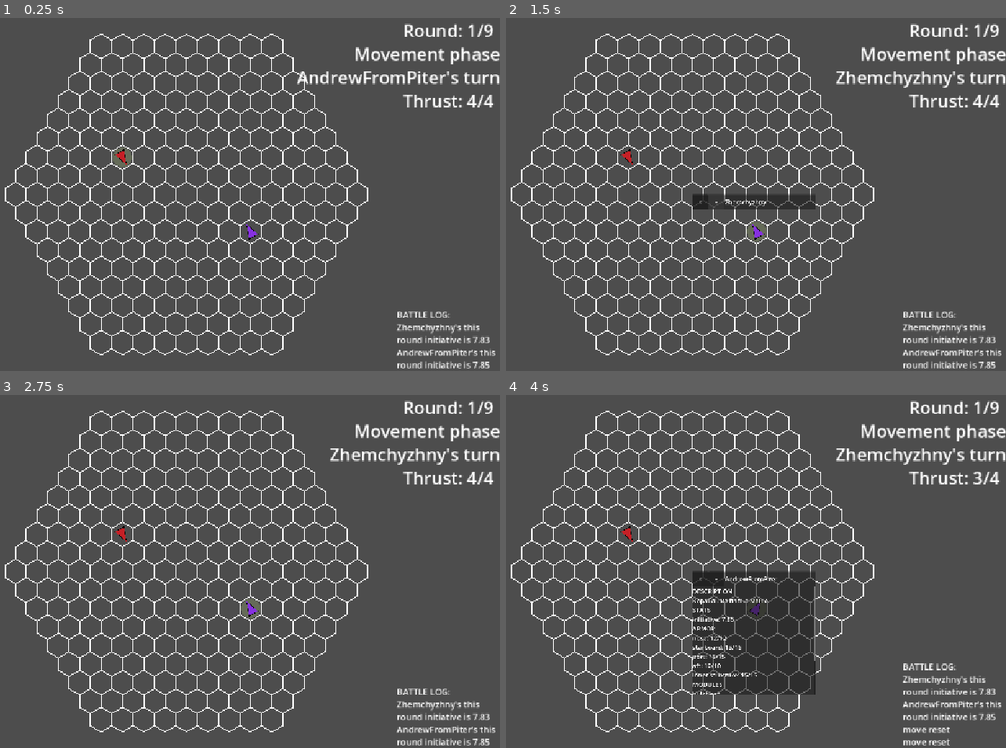
Above: before the commit, frames 1-4 (two rows, left to right).
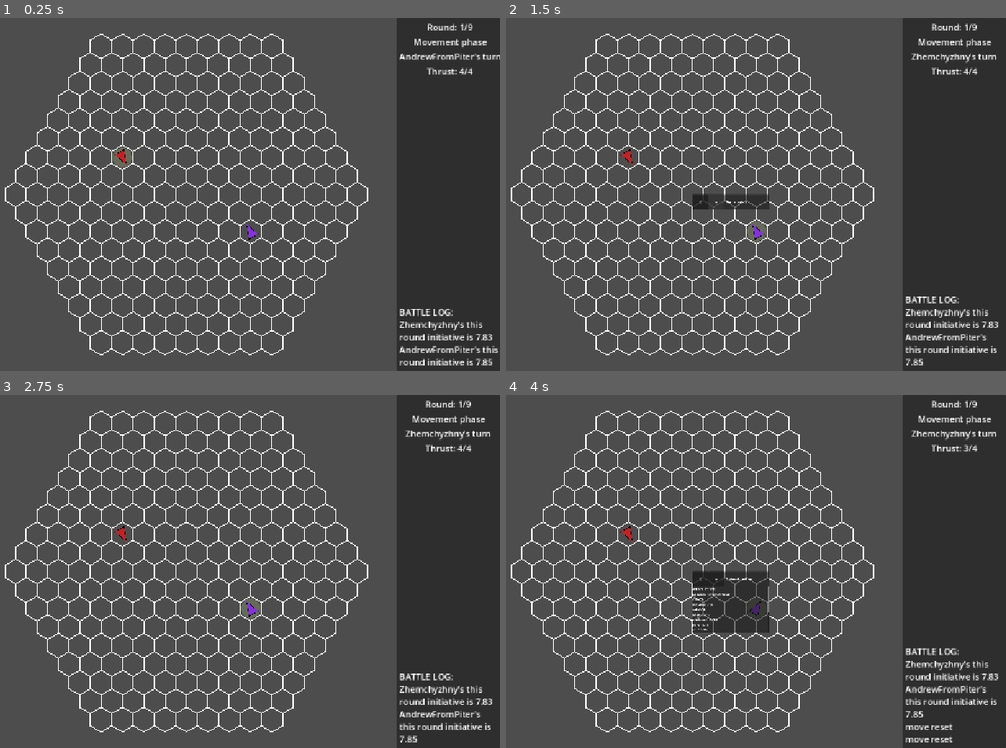
Above: after the commit, the same moments.

Repository: Idandot/Space-Arena
Game: Godot game, scene res://Base Class/Arena.tscn
The game is run twice, just before and just after one commit, with the same random seed, the same clock (stepped at 60 frames per second) and the same inputs.
Inputs (mouse positions are in pixels of both pictures, inside the frame that each line leads up to):
- Up to frame 1 (0.25 s): no input
- Up to frame 2 (1.5 s): tap Enter (end_turn) at 0.5 s; drag from (756, 229) to (521, 194) at 0.52 s; click "--" at 1.25 s
- Up to frame 3 (2.75 s): click "X" at 2 s
- Up to frame 4 (4 s): tap Backspace (reset_move) at 2.75, 3.5 s; drag from (626, 536) to (521, 571) at 2.77 s; move the mouse to (756, 493) at 3.52 s; hold Right (turn_right) from 3.53 s (still down); tap Q (next_weapon) at 3.6 s

The runs differ from the first frame. In frame 1, 21% of the frame differs, in the area x 59-100%, y 0-100%; in frame 2, 21%; in frame 3, 21%; in frame 4, 27%, in the area x 37-100%, y 0-100%.

Commit message:
0.1.6.25 UI Cleanup

Diff:
--- a/Base Class/Arena.tscn
+++ b/Base Class/Arena.tscn
@@ -51,78 +51,12 @@
 
 [node name="CanvasLayer" type="CanvasLayer" parent="." node_paths=PackedStringArray("thrust_label", "round_label", "phase_label", "actor_label", "game_log_label", "game_over_label")]
 script = ExtResource("7_2o31o")
-thrust_label = NodePath("ThrustLabel")
-round_label = NodePath("RoundLabel")
-phase_label = NodePath("PhaseLabel")
-actor_label = NodePath("ActorLabel")
-game_log_label = NodePath("GameLogLabel")
+thrust_label = NodePath("Panel/MarginContainer/VBoxContainer/ThrustLabel")
+round_label = NodePath("Panel/MarginContainer/VBoxContainer/RoundLabel")
+phase_label = NodePath("Panel/MarginContainer/VBoxContainer/PhaseLabel")
+actor_label = NodePath("Panel/MarginContainer/VBoxContainer/ActorLabel")
+game_log_label = NodePath("Panel/MarginContainer/VBoxContainer/GameLogLabel")
 game_over_label = NodePath("GameOverLabel")
-
-[node name="RoundLabel" type="Label" parent="CanvasLayer"]
-anchors_preset = 1
-anchor_left = 1.0
-anchor_right = 1.0
-offset_left = -190.0
-offset_bottom = 43.0
-grow_horizontal = 0
-theme = ExtResource("8_j1a1p")
-text = "Turn Label"
-horizontal_alignment = 1
-vertical_alignment = 1
-
-[node name="PhaseLabel" type="Label" parent="CanvasLayer"]
-anchors_preset = 1
-anchor_left = 1.0
-anchor_right = 1.0
-offset_left = -190.0
-offset_top = 43.0
-offset_bottom = 86.0
-grow_horizontal = 0
-theme = ExtResource("8_j1a1p")
-text = "Phase Label"
-horizontal_alignment = 1
-vertical_alignment = 1
-
-[node name="ActorLabel" type="Label" parent="CanvasLayer"]
-anchors_preset = 1
-anchor_left = 1.0
-anchor_right = 1.0
-offset_left = -190.0
-offset_top = 86.0
-offset_bottom = 129.0
-grow_horizontal = 0
-theme = ExtResource("8_j1a1p")
-text = "Actor Label"
-horizontal_alignment = 1
-vertical_alignment = 1
-
-[node name="ThrustLabel" type="Label" parent="CanvasLayer"]
-anchors_preset = 1
-anchor_left = 1.0
-anchor_right = 1.0
-offset_left = -190.0
-offset_top = 129.0
-offset_bottom = 172.0
-grow_horizontal = 0
-theme = ExtResource("8_j1a1p")
-text = "Thrust Label"
-horizontal_alignment = 1
-vertical_alignment = 1
-
-[node name="GameLogLabel" type="RichTextLabel" parent="CanvasLayer"]
-anchors_preset = 3
-anchor_left = 1.0
-anchor_top = 1.0
-anchor_right = 1.0
-anchor_bottom = 1.0
-offset_left = -190.0
-offset_top = -476.0
-grow_horizontal = 0
-grow_vertical = 0
-text = "BATTLE LOG:
-"
-scroll_following = true
-vertical_alignment = 2
 
 [node name="GameOverLabel" type="Label" parent="CanvasLayer"]
 visible = false
@@ -132,3 +66,56 @@
 text = "GAME OVER"
 horizontal_alignment = 1
 vertical_alignment = 1
+
+[node name="Panel" type="Panel" parent="CanvasLayer"]
+offset_left = 962.0
+offset_right = 1152.0
+offset_bottom = 648.0
+
+[node name="MarginContainer" type="MarginContainer" parent="CanvasLayer/Panel"]
+layout_mode = 0
+offset_right = 190.0
+offset_bottom = 648.0
+theme_override_constants/margin_left = 5
+theme_override_constants/margin_top = 5
+theme_override_constants/margin_right = 5
+theme_override_constants/margin_bottom = 5
+
+[node name="VBoxContainer" type="VBoxContainer" parent="CanvasLayer/Panel/MarginContainer"]
+layout_mode = 2
+
+[node name="RoundLabel" type="Label" parent="CanvasLayer/Panel/MarginContainer/VBoxContainer"]
+layout_mode = 2
+theme = ExtResource("8_j1a1p")
+text = "Turn Label"
+horizontal_alignment = 1
+vertical_alignment = 1
+
+[node name="PhaseLabel" type="Label" parent="CanvasLayer/Panel/MarginContainer/VBoxContainer"]
+layout_mode = 2
+theme = ExtResource("8_j1a1p")
+text = "Phase Label"
+horizontal_alignment = 1
+vertical_alignment = 1
+
+[node name="ActorLabel" type="Label" parent="CanvasLayer/Panel/MarginContainer/VBoxContainer"]
+layout_mode = 2
+theme = ExtResource("8_j1a1p")
+text = "Actor Label"
+horizontal_alignment = 1
+vertical_alignment = 1
+
+[node name="ThrustLabel" type="Label" parent="CanvasLayer/Panel/MarginContainer/VBoxContainer"]
+layout_mode = 2
+theme = ExtResource("8_j1a1p")
+text = "Thrust Label"
+horizontal_alignment = 1
+vertical_alignment = 1
+
+[node name="GameLogLabel" type="RichTextLabel" parent="CanvasLayer/Panel/MarginContainer/VBoxContainer"]
+layout_mode = 2
+size_flags_vertical = 3
+text = "BATTLE LOG:
+"
+scroll_following = true
+vertical_alignment = 2
--- a/Themes/Font.tres
+++ b/Themes/Font.tres
@@ -1,4 +1,3 @@
 [gd_resource type="Theme" format=3 uid="uid://dho5hnu13gwhm"]
 
 [resource]
-default_font_size = 32
--- a/UI/WindowContents/ship_contents.gd
+++ b/UI/WindowContents/ship_contents.gd
@@ -1,10 +1,10 @@
 extends Content
 
-const SECTION_DESCRIPTION = "DESCRIPTION"
-const SECTION_STATS = "STATS"
-const SECTION_ARMOR = "ARMOR"
-const SECTION_MODULES = "MODULES"
-const SECTION_WEAPONS = "WEAPONS"
+const SECTION_DESCRIPTION = "/DESCRIPTION/"
+const SECTION_STATS = "/STATS/"
+const SECTION_ARMOR = "/ARMOR/"
+const SECTION_MODULES = "/MODULES/"
+const SECTION_WEAPONS = "/WEAPONS/"
 
 @export var label_theme: Theme
 
--- a/UI/inspection_window.tscn
+++ b/UI/inspection_window.tscn
@@ -1,7 +1,9 @@
-[gd_scene load_steps=3 format=3 uid="uid://cyeegvoov25bo"]
+[gd_scene load_steps=4 format=3 uid="uid://cyeegvoov25bo"]
 
 [ext_resource type="Script" uid="uid://b4t3dbbyaogwk" path="res://Base Class/inspection_window.gd" id="1_sv08r"]
 [ext_resource type="Theme" uid="uid://dho5hnu13gwhm" path="res://Themes/Font.tres" id="2_vdbsl"]
+
+[sub_resource type="LabelSettings" id="LabelSettings_vdbsl"]
 
 [node name="Control" type="Control" node_paths=PackedStringArray("title_label", "close_button", "minimize_button", "body_panel", "container")]
 layout_mode = 3
@@ -14,7 +16,7 @@
 grow_vertical = 2
 script = ExtResource("1_sv08r")
 title = "Окно инспектора"
-title_label = NodePath("Header/Header/TitleLabel")
+title_label = NodePath("Header/Header/MarginContainer/TitleLabel")
 close_button = NodePath("Header/Header/CloseButton")
 minimize_button = NodePath("Header/Header/MinimizeButton")
 body_panel = NodePath("Body")
@@ -22,12 +24,13 @@
 
 [node name="Header" type="Panel" parent="."]
 layout_mode = 1
-offset_right = 640.0
+offset_right = 400.0
 offset_bottom = 80.0
 
 [node name="Header" type="HBoxContainer" parent="Header"]
+custom_minimum_size = Vector2(0, 80)
 layout_mode = 0
-offset_right = 722.0
+offset_right = 400.0
 offset_bottom = 80.0
 
 [node name="CloseButton" type="Button" parent="Header/Header"]
@@ -42,21 +45,36 @@
 focus_mode = 0
 text = "--"
 
-[node name="TitleLabel" type="Label" parent="Header/Header"]
-custom_minimum_size = Vector2(80, 80)
+[node name="MarginContainer" type="MarginContainer" parent="Header/Header"]
 layout_mode = 2
+size_flags_horizontal = 3
+theme_override_constants/margin_left = 5
+theme_override_constants/margin_top = 5
+theme_override_constants/margin_right = 5
+theme_override_constants/margin_bottom = 5
+
+[node name="TitleLabel" type="Label" parent="Header/Header/MarginContainer"]
+custom_minimum_size = Vector2(70, 70)
+layout_mode = 2
+size_flags_horizontal = 3
+size_flags_vertical = 1
 mouse_filter = 1
 theme = ExtResource("2_vdbsl")
-text = "Окно внутриигрового инспектора"
+text = "Окно"
+label_settings = SubResource("LabelSettings_vdbsl")
 vertical_alignment = 1
 
 [node name="Body" type="Panel" parent="."]
 layout_mode = 0
 offset_top = 80.0
-offset_right = 640.0
-offset_bottom = 640.0
+offset_right = 400.0
+offset_bottom = 320.0
 
 [node name="Body" type="ScrollContainer" parent="Body"]
-layout_mode = 0
-offset_right = 640.0
-offset_bottom = 560.0
+layout_mode = 1
+anchors_preset = 15
+anchor_right = 1.0
+anchor_bottom = 1.0
+grow_horizontal = 2
+grow_vertical = 2
+theme = ExtResource("2_vdbsl")
